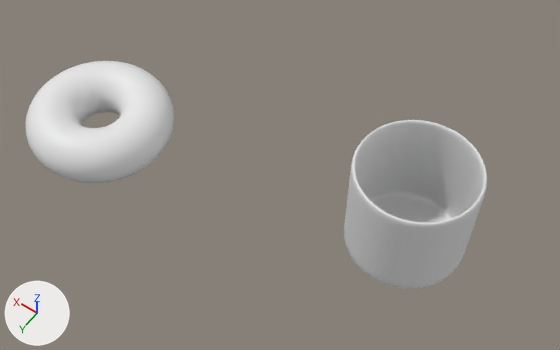
The Blender file donut.blend as it was, and as the next commit left it.
Camera for both pictures: a 50 mm lens placed at (-0.965, 0.689, 1.242), pointed at (-0.374, -0.138, -0.058). Lighting does not change. The marker at lower left points along +X, +Y and +Z. The first picture is the older version.
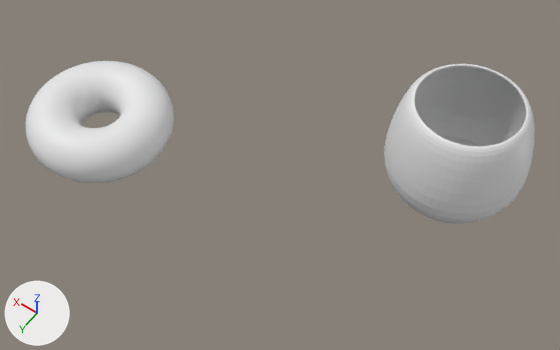
Diff of the bpy script that builds the scene:
```diff
--- a/donut.blend.py
+++ b/donut.blend.py
@@ me_cylinder @@
 # used by ob_cylinder; location = (-0.656, -0.187, 0.0)
-me_cylinder.from_pydata(...)  # 70 vertices, 57 faces; spans x -0.127..0.127, y -0.13..0.13, z -0.12..0.12
+me_cylinder.from_pydata(...)  # 84 vertices, 72 faces; spans x -0.165..0.165, y -0.169..0.169, z -0.12..0.12
+# me_cylinder part 1
+# 42 vertices move from x -0.127..0.127, y -0.13..0.13, z -0.08..0.12 to x -0.165..0.165, y -0.169..0.169, z -0.062..0.12
+# 14 new vertices lie (0.0, 0.0, 0.006) away from vertices in x -0.127..0.127, y -0.13..0.13, z -0.12
+# 15 new faces join them
@@ ob_cylinder @@
 ob_cylinder = bpy.data.objects.new('Cylinder', me_cylinder)
-ob_cylinder.location = (-0.656, -0.187, 0.0)
+ob_cylinder.location = (-0.656, -0.392, 0.0)
 _m = ob_cylinder.modifiers.new('Solidify', 'SOLIDIFY')
```

Where the change shows, as pixel boxes (x1, y1, x2, y2) in the pictures (560 x 350 px; the box of a moved part takes in the faces that stretch with it):
'Cylinder', reshaped, moved
    before: (344, 120, 487, 289)
    after: (384, 64, 535, 224)
part 1 of me_cylinder, moved or reshaped
    before: (349, 120, 487, 241)
    after: (398, 64, 535, 172)
